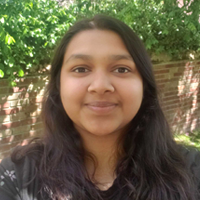
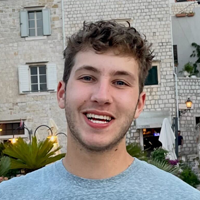
The second 200px x 200px image is a revision of the first. Changes to its layers:
added layer "Zach Anderson 2023" above "Maisha Sinha 2023" over [0, 0, 200, 200]
hid "Maisha Sinha 2023" over [0, 0, 200, 200]
hid "KC Kent 2023" over [0, 0, 200, 200]
